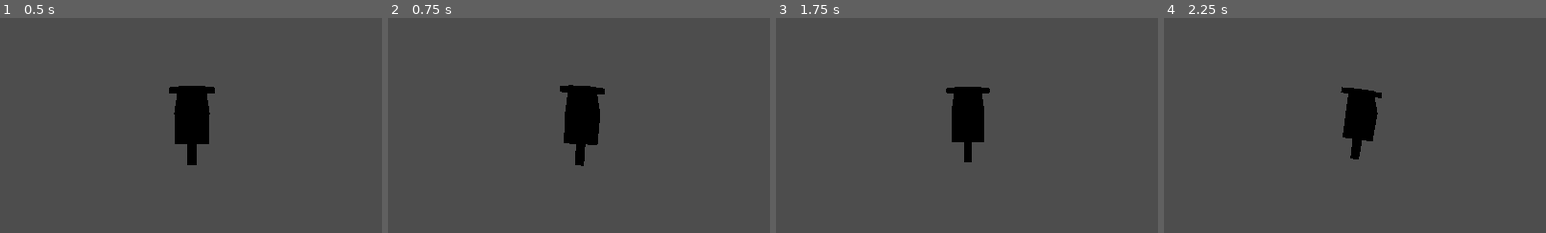
Above: before the commit, frames 1-4 (left to right).
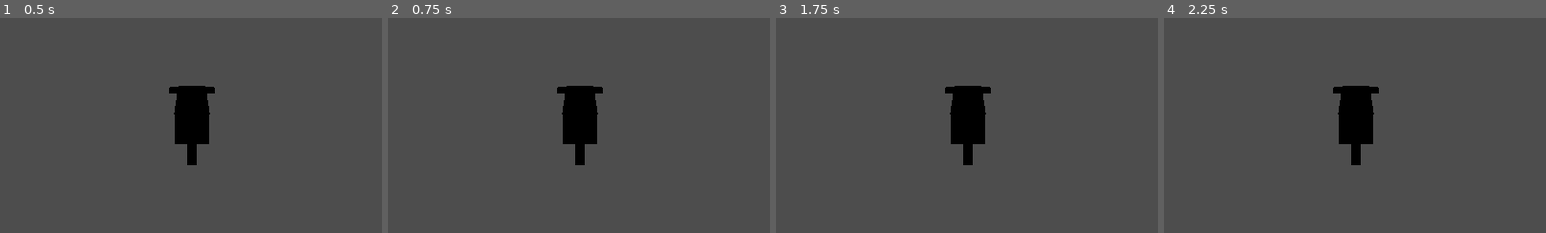
Above: after the commit, the same moments.

Repository: khanhpn/catch_dog
Game: Godot game, scene res://src/vehicle/player_vehicle.tscn
Two runs of this game, one before a commit and one after it. Both use one fixed random seed, a clock stepped at 60 frames per second and the inputs below. This scene is started directly instead of the project's main scene.
Inputs:
- Up to frame 1 (0.5 s): no input
- Up to frame 2 (0.75 s): tap Enter at 0.5 s; hold Right (steer_right) from 0.53 s (still down); tap Space (throw_net) at 0.6 s
- Up to frame 3 (1.75 s): tap Space (throw_net) at 1.25, 1.35 s; release Right (steer_right) at 1.28 s; hold Down (brake) from 1.28 s (still down)
- Up to frame 4 (2.25 s): tap Enter at 2 s; release Down (brake) at 2.03 s; hold Right (steer_right) from 2.03 s (still down); tap Space (throw_net) at 2.1 s
The pictures show only the part of the screen within x 25-75%, y 29-79%; the shares and areas given below are measured in that part.

Frame 1 is identical in both runs. In frame 2, 0.4% of the frame differs, in the area x 44-57%, y 31-69%; in frame 3, 0.3%; in frame 4, 1.0%.

Commit message:
fix: enforce vehicle fuel and braking contracts

Diff:
--- a/src/vehicle/camera_rig.gd
+++ b/src/vehicle/camera_rig.gd
@@ -1,5 +1,8 @@
 class_name VehicleCameraRig
 extends Node3D
+
+
+const PlayerVehicleRule = preload("res://src/vehicle/player_vehicle.gd")
 
 
 @export var base_distance := 6.0
@@ -11,7 +14,7 @@
 @export var turn_roll_scale := 0.3
 
 
-var _target: Node3D
+var _target: PlayerVehicleRule
 
 
 @onready var _camera := $Camera3D as Camera3D
@@ -19,7 +22,10 @@
 
 
 func _ready() -> void:
-	_target = get_parent_node_3d()
+	_target = get_parent_node_3d() as PlayerVehicleRule
+	if _target == null:
+		set_physics_process(false)
+		return
 	top_level = true
 	global_transform = Transform3D(Basis.IDENTITY, _focus_position())
 	_collision_probe.add_exception(_target)
@@ -33,12 +39,18 @@
 	var focus := _focus_position()
 	var smoothing_weight := 1.0 - exp(-position_smoothing * delta)
 	global_position = global_position.lerp(focus, smoothing_weight)
-	var resolved_position := _collision_resolved_position(focus, _desired_camera_position())
+	var desired_position := _desired_camera_position()
+	var desired_distance := focus.distance_to(desired_position)
+	var current_distance := focus.distance_to(_camera.global_position)
+	var obstruction_distance := _obstruction_distance(focus, desired_position)
+	var resolved_distance := resolve_camera_distance(
+		current_distance,
+		desired_distance,
+		obstruction_distance,
+		delta,
+	)
 	# Snap inward on obstruction, then smooth only the outward recovery to prevent wall clipping.
-	if focus.distance_to(resolved_position) < focus.distance_to(_camera.global_position):
-		_camera.global_position = resolved_position
-	else:
-		_camera.global_position = _camera.global_position.lerp(resolved_position, smoothing_weight)
+	_camera.global_position = focus + focus.direction_to(desired_position) * resolved_distance
 	_camera.look_at(focus, Vector3.UP)
 	var visual_pivot := _target.get_node_or_null("VisualPivot") as Node3D
 	if visual_pivot != null:
@@ -54,21 +66,32 @@
 func _desired_camera_position() -> Vector3:
 	if not is_instance_valid(_target):
 		return global_position
-	var max_speed := 18.0
-	var vehicle_stats: Variant = _target.get("stats")
-	if vehicle_stats != null:
-		max_speed = maxf(float(vehicle_stats.get("max_speed_mps")), 0.01)
-	var ratio: float = clampf(absf(float(_target.get("forward_speed"))) / max_speed, 0.0, 1.0)
+	var max_speed := maxf(_target.stats.max_speed_mps, 0.01)
+	var ratio: float = clampf(absf(_target.forward_speed) / max_speed, 0.0, 1.0)
 	var distance := base_distance + speed_pullback * ratio
 	return _focus_position() + _target.global_basis.z * distance + Vector3.UP * follow_height
 
 
-func _collision_resolved_position(focus: Vector3, desired: Vector3) -> Vector3:
+func resolve_camera_distance(
+	current_distance: float,
+	desired_distance: float,
+	obstruction_distance: float,
+	delta: float,
+) -> float:
+	var safe_desired := maxf(desired_distance, 0.0)
+	var target_distance := safe_desired
+	if obstruction_distance >= 0.0 and obstruction_distance < safe_desired:
+		target_distance = maxf(obstruction_distance - collision_margin, 0.0)
+	if target_distance < current_distance:
+		return target_distance
+	var smoothing_weight := 1.0 - exp(-position_smoothing * maxf(delta, 0.0))
+	return lerpf(maxf(current_distance, 0.0), target_distance, smoothing_weight)
+
+
+func _obstruction_distance(focus: Vector3, desired: Vector3) -> float:
 	_collision_probe.global_position = focus
 	_collision_probe.target_position = desired - focus
 	_collision_probe.force_shapecast_update()
 	if not _collision_probe.is_colliding():
-		return desired
-	var travel_direction := focus.direction_to(desired)
-	var hit_distance := focus.distance_to(_collision_probe.get_collision_point(0))
-	return focus + travel_direction * maxf(hit_distance - collision_margin, 0.0)
+		return focus.distance_to(desired)
+	return focus.distance_to(_collision_probe.get_collision_point(0))
--- a/src/vehicle/fuel_pickup.gd
+++ b/src/vehicle/fuel_pickup.gd
@@ -1,5 +1,8 @@
 class_name FuelPickup
 extends Area3D
+
+
+const PlayerVehicleRule = preload("res://src/vehicle/player_vehicle.gd")
 
 
 signal collected
@@ -9,12 +12,13 @@
 var _was_collected := false
 
 
-func collect(body: Node) -> void:
-	if _was_collected or body == null or not body.has_method("refill_fuel"):
+func collect(body: Node3D) -> void:
+	var vehicle := body as PlayerVehicleRule
+	if _was_collected or vehicle == null:
 		return
 	_was_collected = true
 	collision_layer = 0
 	collision_mask = 0
-	body.call("refill_fuel", refill_amount)
+	vehicle.refill_fuel(refill_amount)
 	collected.emit()
 	queue_free()
--- a/src/vehicle/player_vehicle.gd
+++ b/src/vehicle/player_vehicle.gd
@@ -37,7 +37,10 @@
 
 
 func _physics_process(delta: float) -> void:
-	var throttle := Input.get_action_strength("accelerate") - Input.get_action_strength("brake")
+	var throttle := Input.get_action_strength("accelerate")
+	var brake := Input.get_action_strength("brake")
+	if brake > 0.0:
+		throttle = -brake
 	var steer := Input.get_action_strength("steer_right") - Input.get_action_strength("steer_left")
 	simulate_controls(throttle, steer, delta)
 	if not is_on_floor():
@@ -45,6 +48,7 @@
 	else:
 		velocity.y = 0.0
 	move_and_slide()
+	_check_stopped_without_fuel()
 
 
 func simulate_controls(throttle: float, steer: float, delta: float) -> void:
@@ -52,14 +56,17 @@
 	var safe_delta := maxf(delta, 0.0)
 	var safe_throttle := clampf(throttle, -1.0, 1.0)
 	var safe_steer := clampf(steer, -1.0, 1.0)
+	var acceleration_input := maxf(safe_throttle, 0.0)
 	var previous_percent := fuel_percent()
-	fuel.consume(safe_delta, safe_throttle)
+	fuel.consume(safe_delta, acceleration_input)
 	var speed_limit := stats.max_speed_mps * fuel.top_speed_scale()
+	var target_speed := acceleration_input * speed_limit if fuel.amount > 0.0 else 0.0
 	forward_speed = move_toward(
 		forward_speed,
-		safe_throttle * speed_limit,
+		target_speed,
 		stats.acceleration_mps2 * safe_delta,
 	)
+	forward_speed = maxf(forward_speed, 0.0)
 	rotation.y -= safe_steer * stats.steer_radians_per_second * safe_delta * speed_ratio()
 	var movement_basis := global_basis if is_inside_tree() else basis
 	var forward := -movement_basis.z
@@ -71,7 +78,6 @@
 	var current_percent := fuel_percent()
 	if not is_equal_approx(previous_percent, current_percent):
 		fuel_changed.emit(current_percent)
-	_check_stopped_without_fuel()
 
 
 func fuel_percent() -> float:
@@ -84,7 +90,8 @@
 func refill_fuel(amount: float) -> void:
 	_ensure_initialized()
 	var previous_percent := fuel_percent()
-	fuel.refill(amount)
+	var raw_refill := maxf(amount, 0.0) * 0.01 * fuel.capacity
+	fuel.refill(raw_refill)
 	var current_percent := fuel_percent()
 	if not is_equal_approx(previous_percent, current_percent):
 		fuel_changed.emit(current_percent)
@@ -104,7 +111,7 @@
 func speed_ratio() -> float:
 	if stats == null or is_zero_approx(stats.max_speed_mps):
 		return 0.0
-	return clampf(absf(forward_speed) / stats.max_speed_mps, 0.15, 1.0)
+	return clampf(absf(forward_speed) / stats.max_speed_mps, 0.0, 1.0)
 
 
 func _check_stopped_without_fuel() -> void:
--- a/tests/integration/test_player_vehicle.gd
+++ b/tests/integration/test_player_vehicle.gd
@@ -49,6 +49,50 @@
 	low_vehicle.free()
 
 
+func test_empty_fuel_disables_propulsion() -> void:
+	var vehicle: Variant = PlayerVehicleScene.instantiate()
+	add_child(vehicle)
+	vehicle.simulate_controls(1.0, 0.0, 100.0)
+	vehicle.forward_speed = 0.0
+
+	vehicle.simulate_controls(1.0, 0.0, 1.0)
+
+	check(is_zero_approx(vehicle.fuel_percent()), "Test setup must empty the vehicle fuel")
+	check(is_zero_approx(vehicle.forward_speed), "An empty vehicle must not produce propulsion")
+	vehicle.free()
+
+
+func test_brake_decelerates_without_reversing() -> void:
+	var vehicle: Variant = PlayerVehicleScene.instantiate()
+	add_child(vehicle)
+	vehicle.simulate_controls(1.0, 0.0, 0.25)
+	var moving_speed: float = vehicle.forward_speed
+
+	vehicle.simulate_controls(-1.0, 0.0, 1.0)
+
+	check(vehicle.forward_speed < moving_speed, "Brake input must reduce forward speed")
+	check(vehicle.forward_speed >= 0.0, "Brake input must never reverse the vehicle")
+	vehicle.free()
+
+
+func test_braking_uses_less_fuel_than_accelerating() -> void:
+	var accelerating_vehicle: Variant = PlayerVehicleScene.instantiate()
+	add_child(accelerating_vehicle)
+	accelerating_vehicle.simulate_controls(1.0, 0.0, 0.25)
+	var accelerated_consumption: float = 1.0 - accelerating_vehicle.fuel_percent()
+
+	var braking_vehicle: Variant = PlayerVehicleScene.instantiate()
+	add_child(braking_vehicle)
+	braking_vehicle.simulate_controls(1.0, 0.0, 0.25)
+	braking_vehicle.refill_fuel(100.0)
+	braking_vehicle.simulate_controls(-1.0, 0.0, 0.25)
+	var braking_consumption: float = 1.0 - braking_vehicle.fuel_percent()
+
+	check(braking_consumption < accelerated_consumption, "Braking must use the idle fuel rate, not the acceleration rate")
+	accelerating_vehicle.free()
+	braking_vehicle.free()
+
+
 func test_fuel_pickup_collects_only_once() -> void:
 	var vehicle: Variant = PlayerVehicleScene.instantiate()
 	add_child(vehicle)
@@ -68,6 +112,22 @@
 	vehicle.free()
 
 
+func test_pickup_restores_35_percent_with_nonstandard_capacity() -> void:
+	var vehicle: Variant = PlayerVehicleScene.instantiate()
+	vehicle.stats = vehicle.stats.duplicate()
+	vehicle.stats.fuel_capacity = 200.0
+	add_child(vehicle)
+	vehicle.simulate_controls(1.0, 0.0, 200.0)
+	var pickup: Variant = FuelPickupScene.instantiate()
+	add_child(pickup)
+
+	pickup.collect(vehicle)
+
+	check(is_equal_approx(vehicle.fuel_percent(), 0.35), "A 35-point pickup must restore 35 percent at any fuel capacity")
+	pickup.free()
+	vehicle.free()
+
+
 func test_stopped_without_fuel_emits_once_at_threshold() -> void:
 	var vehicle: Variant = PlayerVehicleScene.instantiate()
 	add_child(vehicle)
@@ -77,10 +137,79 @@
 	vehicle.simulate_controls(1.0, 0.0, 100.0)
 	check(stopped_emissions[0] == 0, "An empty moving vehicle must not emit the stopped signal")
 	vehicle.simulate_controls(0.0, 0.0, 100.0)
+	vehicle._check_stopped_without_fuel()
 	vehicle.simulate_controls(0.0, 0.0, 1.0)
+	vehicle._check_stopped_without_fuel()
 
 	check(vehicle.is_stopped_without_fuel(), "Vehicle must report stopped after empty fuel and speed below the threshold")
 	check(stopped_emissions[0] == 1, "Stopped-without-fuel must emit once at the threshold")
+	vehicle.free()
+
+
+func test_terminal_signal_uses_post_move_collision_velocity() -> void:
+	var vehicle: Variant = PlayerVehicleScene.instantiate()
+	add_child(vehicle)
+	vehicle.fuel_percent()
+	vehicle.fuel.amount = 0.0
+	vehicle.forward_speed = 0.1
+	var stopped_emissions := [0]
+	vehicle.stopped_without_fuel.connect(func() -> void: stopped_emissions[0] += 1)
+
+	vehicle.simulate_controls(0.0, 0.0, 0.0)
+	check(stopped_emissions[0] == 0, "Control simulation must not emit before actual movement resolves")
+	vehicle.velocity = Vector3.ZERO
+	vehicle._check_stopped_without_fuel()
+
+	check(stopped_emissions[0] == 1, "Collision-induced stopping must emit from actual post-move velocity")
+	vehicle.free()
+
+
+func test_stopped_signal_latch_resets_after_refill() -> void:
+	var vehicle: Variant = PlayerVehicleScene.instantiate()
+	add_child(vehicle)
+	vehicle.fuel_percent()
+	var stopped_emissions := [0]
+	vehicle.stopped_without_fuel.connect(func() -> void: stopped_emissions[0] += 1)
+	vehicle.fuel.amount = 0.0
+	vehicle.velocity = Vector3.ZERO
+	vehicle._check_stopped_without_fuel()
+	vehicle._check_stopped_without_fuel()
+
+	vehicle.refill_fuel(10.0)
+	vehicle.simulate_controls(1.0, 0.0, 10.0)
+	vehicle.velocity = Vector3.ZERO
+	vehicle._check_stopped_without_fuel()
+
+	check(stopped_emissions[0] == 2, "A refill must re-arm one terminal signal for a later depletion")
+	vehicle.free()
+
+
+func test_standstill_cannot_yaw_or_lean() -> void:
+	var vehicle: Variant = PlayerVehicleScene.instantiate()
+	add_child(vehicle)
+
+	vehicle.simulate_controls(0.0, 1.0, 1.0)
+	var visual_pivot := vehicle.get_node("VisualPivot") as Node3D
+
+	check(is_zero_approx(vehicle.rotation.y), "A stationary vehicle must not yaw from steering")
+	check(is_zero_approx(visual_pivot.rotation.z), "A stationary vehicle must not visually lean")
+	vehicle.free()
+
+
+func test_camera_obstruction_snaps_inward_and_recovers_smoothly() -> void:
+	var vehicle: Variant = PlayerVehicleScene.instantiate()
+	add_child(vehicle)
+	var camera_rig: Variant = vehicle.get_node("CameraRig")
+	check(camera_rig.has_method("resolve_camera_distance"), "Camera rig must expose deterministic distance resolution")
+	if not camera_rig.has_method("resolve_camera_distance"):
+		vehicle.free()
+		return
+
+	var inward: float = camera_rig.resolve_camera_distance(8.0, 8.0, 3.0, 0.1)
+	var outward: float = camera_rig.resolve_camera_distance(inward, 8.0, 8.0, 0.1)
+
+	check(is_equal_approx(inward, 3.0 - camera_rig.collision_margin), "Camera obstruction must snap inward with collision margin")
+	check(outward > inward and outward < 8.0, "Camera must smooth outward recovery after an obstruction clears")
 	vehicle.free()
 
 
